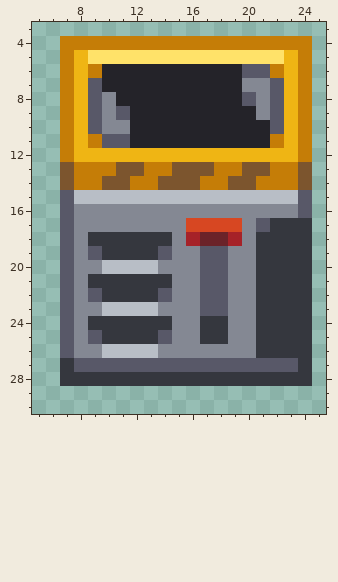
Two states of a pixel-art sprite, Resources/Textures/Structures/Piping/disposal.rsi/disposal-charging.png. This is how it looked before the edit.
The file is 32x32 pixels. Colours within 5 levels of each other are drawn and written as one. Shown: x 5..25, y 3..30.
The same view after the edit:
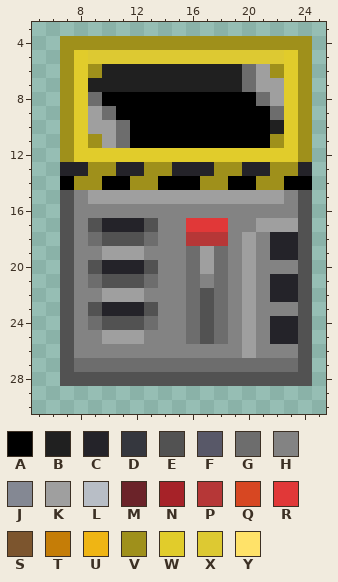
Palette (. is transparent): A #000000  B #202020  C #242329  D #35373e  E #525252  F #585868  G #6d6d6d  H #838383  J #848893  K #9f9f9f  L #b8bec6  M #6b2329  N #a62228  P #b63737  Q #d74722  R #e13838  S #7c552e  T #c57d07  U #efb514  V #9f901b  W #e1cc2b  X #ddc932  Y #ffe269
Message: Disposal Unit Tweak (#23067) * trash
The exact change:
Changed rows in their new state; - is an unchanged pixel.
first column x 7:
 4 VVVVVVVVVVVVVVVVVV
 5 VWXXXXXXXXXXXXXXWV
 6 VWVBBBBBBBBBBGKVWV
 7 VWBBBBBBBBBBBGKKWV
 8 VWGAAAAAAAAAAAGKWV
 9 VWKGAAAAAAAAAAAGWV
10 VWKKGAAAAAAAAAABWV
11 VWVKGAAAAAAAAAAVWV
12 VWWWWWWWWWWWWWWWWV
13 CCVVCCVVCCCVVCCVVC
14 AVVAAVVAAAVVAAVVAA
15 EHKKKKKKKKKKKKKKHE
16 EHHHHHHHHHHHHHHHHE
17 EHECCCEHHRRRHHKKKE
18 EHGEEEGHHPPPHKHCCE
19 EHHKKKHHHGKGHKHCCE
20 EHECCCEHHGKGHKHHHE
21 EHGEEEGHHGHGHKHCCE
22 EHHKKKHHHGEGHKHCCE
23 EHECCCEHHGEGHKHHHE
24 EHGEEEGHHGEGHKHCCE
25 EHHKKKHHHGEGHKHCCE
26 EHHHHHHHHHHHHKHHHE
27 EGGGGGGGGGGGGGGGGE
28 EEEEEEEEEEEEEEEEEE
Boxes around the changes in both pictures, in picture pixels (x1, y1, x2, y2):
changed: (60, 36, 312, 386)
